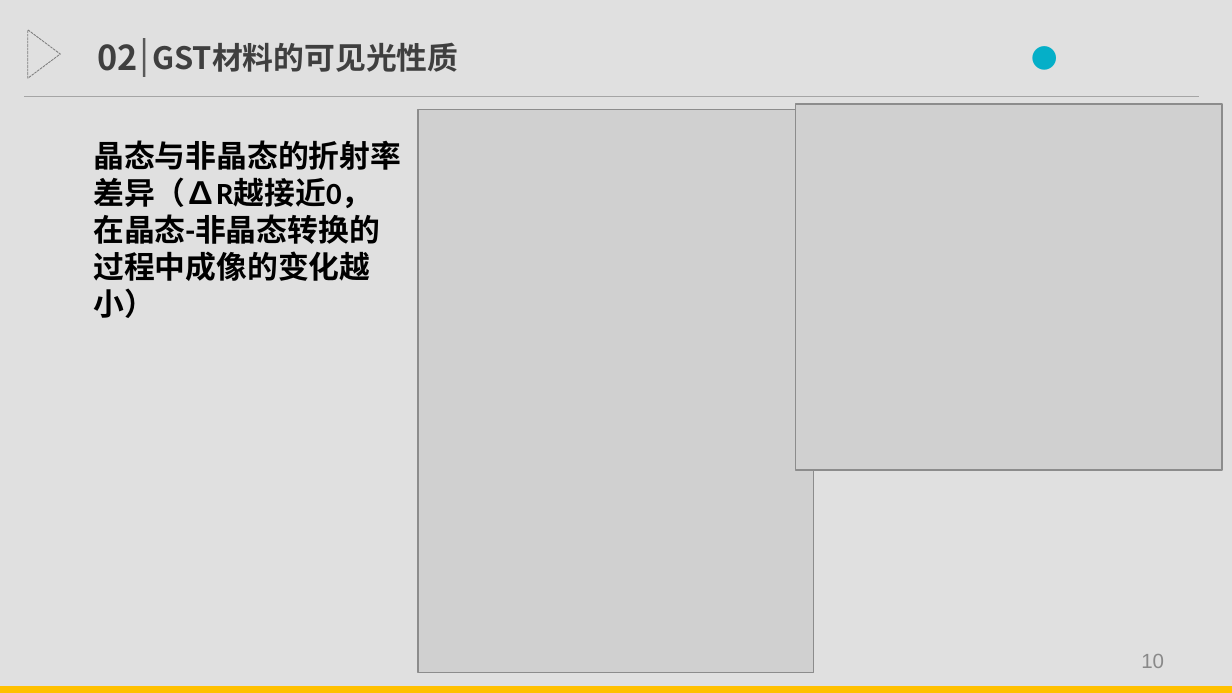
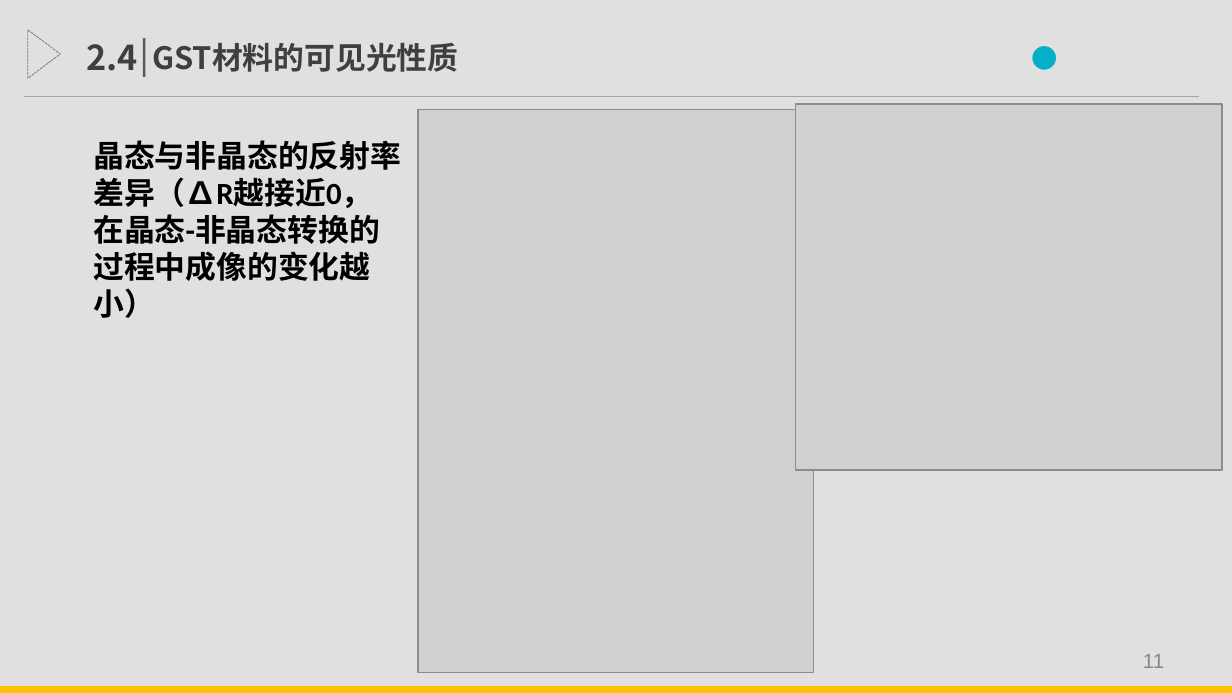
Before and after one commit to Linyu1Bai/ThuEE, a slide deck: slide 11 of Graduation/开题报告.pptx (slide 10 before the commit). Drawn at 1232x693 pixels with LibreOffice and Linux fonts; fonts in the diff are those of the drawing; grey boxes stand for pictures. Boxes give left, top, right and bottom in pixels: in the first picture for what was removed or moved away, otherwise in the second. Text is boxed around its words. In the diff, an @@ line names an element or a change of style, - is before the commit and + after.

```diff
--- a/Graduation/开题报告.pptx
+++ b/Graduation/开题报告.pptx
@@ text at bbox=[86, 44, 138, 71]: text changed @@
-02
+2.4
@@ text at bbox=[93, 140, 401, 318]: text changed @@
-晶态与非晶态的折射率差异（∆R越接近0，在晶态-非晶态转换的过程中成像的变化越小）
+晶态与非晶态的反射率差异（∆R越接近0，在晶态-非晶态转换的过程中成像的变化越小）
@@ page number at bbox=[1143, 654, 1164, 668]: text changed @@
-10
+11
```
Also in this commit, not shown: 9 other slides changed, 2 slides added.
